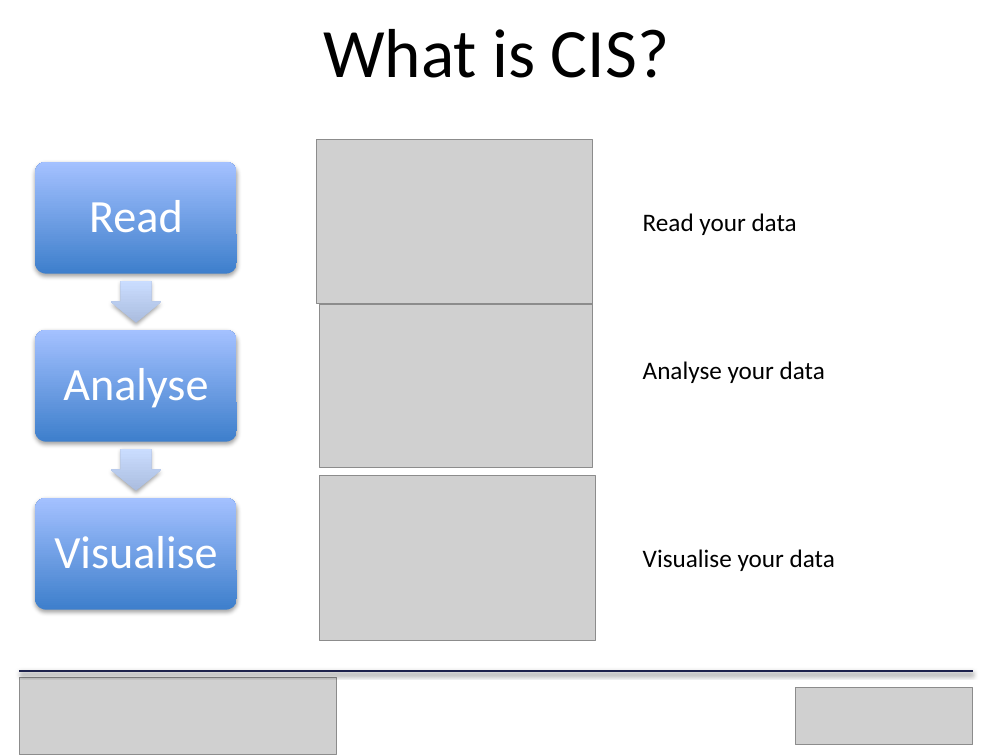
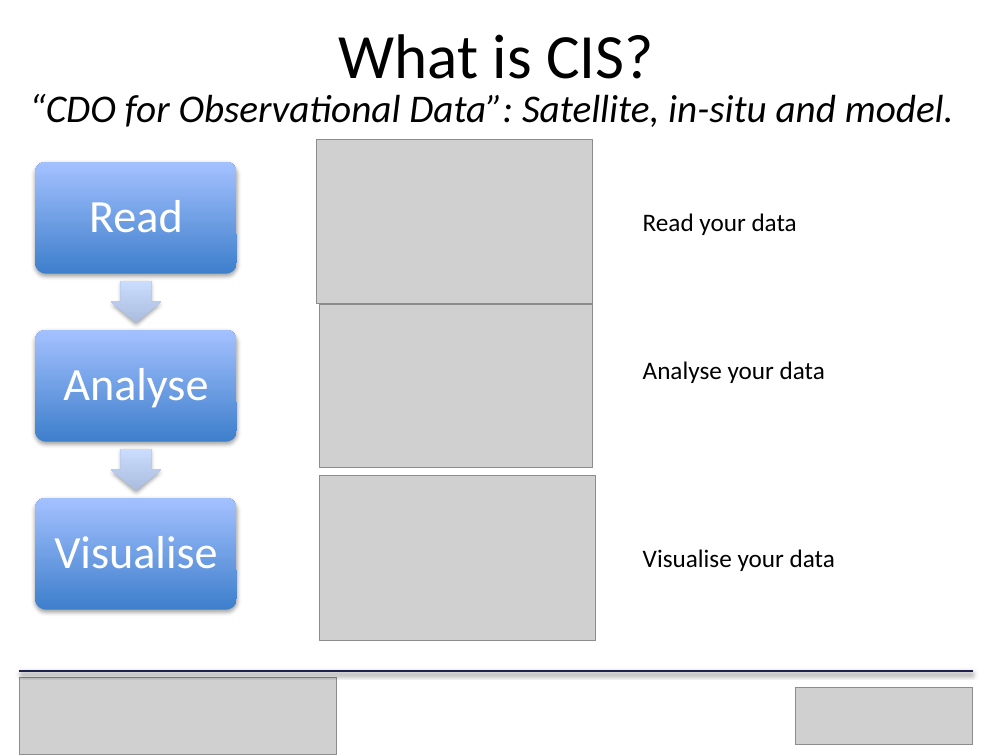
Before and after one commit to cehbrecht/cistools-at-tgif-march-2019, a slide deck: slide 2 of cistools-talk.pptx. Drawn at 1008x756 pixels with LibreOffice and Linux fonts; fonts in the diff are those of the drawing; grey boxes stand for pictures. Boxes give left, top, right and bottom in pixels: in the first picture for what was removed or moved away, otherwise in the second. Text is boxed around its words. In the diff, an @@ line names an element or a change of style, - is before the commit and + after.

```diff
--- a/cistools-talk.pptx
+++ b/cistools-talk.pptx
@@ text "What is CIS?" at bbox=[339, 34, 654, 79]: size 49.5 to 45 pt @@
@@ text added at bbox=[29, 94, 954, 127], 28 pt, text #000000, italic @@
+“CDO for Observational Data”: Satellite, in-situ and model.
```
Also in this commit, not shown: 6 other slides changed, 4 slides added, 1 slide removed.
